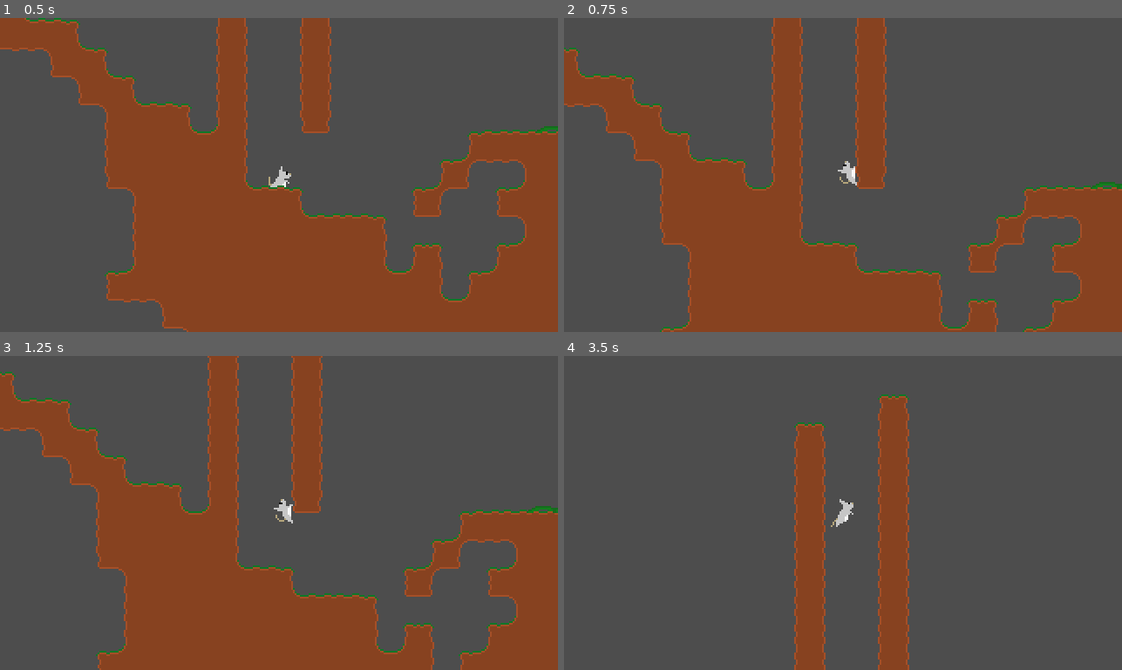
Above: before the commit, frames 1-4 (two rows, left to right).
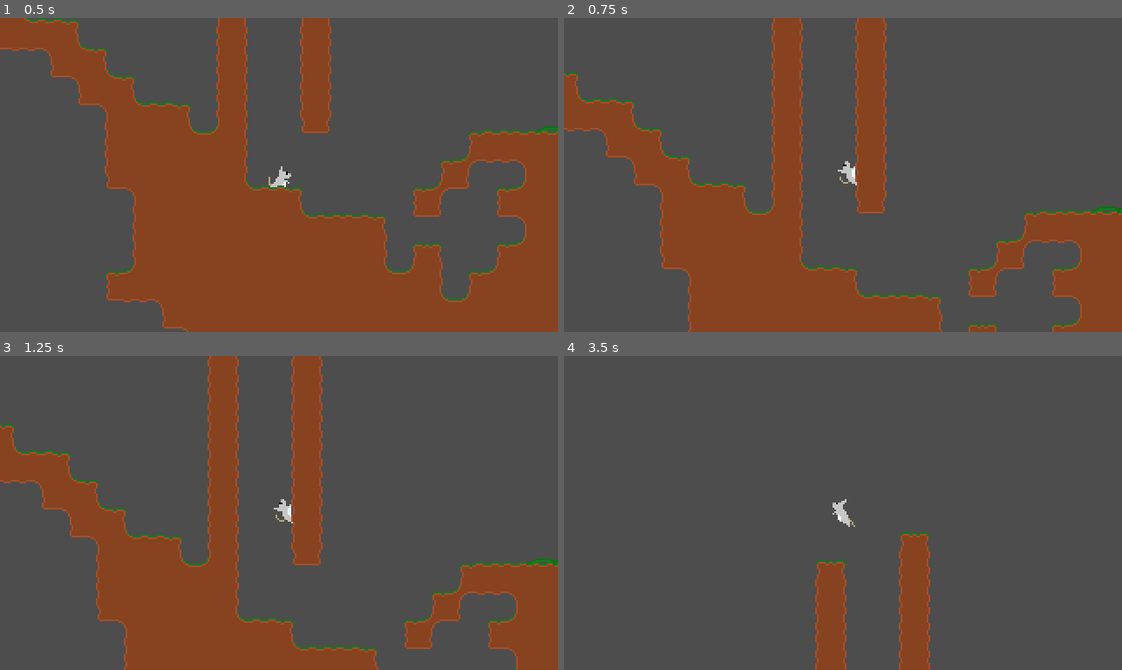
Above: after the commit, the same moments.

Repository: izzicoras/nomgame-godot
Game: Godot game, scene res://world.tscn
The game is run twice, just before and just after one commit, with the same random seed, the same clock (stepped at 60 frames per second) and the same inputs.
Inputs (mouse positions are in pixels of both pictures, inside the frame that each line leads up to):
- Up to frame 1 (0.5 s): no input
- Up to frame 2 (0.75 s): tap Enter at 0.5 s; move the mouse to (965, 159) at 0.52 s; hold D (move_right) from 0.53 s (still down); hold Space (jump) from 0.53 s (still down)
- Up to frame 3 (1.25 s): keep holding D (move_right); keep holding Space (jump)
- Up to frame 4 (3.5 s): move the mouse to (731, 528) at 1.27 s; release Space (jump) at 1.28 s; tap Space (jump) at 1.35, 1.52, 1.82, 2.85, 3.02, 3.32 s; move the mouse to (898, 443) at 2.02 s; release D (move_right) at 2.03 s; hold A (move_left) 2.03-2.78 s; hold Space (jump) 2.03-2.78 s; move the mouse to (815, 575) at 2.77 s; hold D (move_right) from 2.78 s (still down)

Frame 1 is identical in both runs. In frame 2, 15% of the frame differs, in the area x 0-100%, y 1-100%; in frame 3, 23%, in the area x 0-100%, y 0-100%; in frame 4, 11%.

Commit message:
Fixed ceiling hit animation

Diff:
--- a/components/jump_component.gd
+++ b/components/jump_component.gd
@@ -13,6 +13,9 @@
 	time_since_on_floor = Time.get_ticks_msec()
 
 func handle_jump(body: CharacterBody2D, is_jump_positioned: Callable, jump_pressed: bool, jump_held: bool) -> void:
+	if body.is_on_ceiling():
+		time_since_on_floor -= 100000;
+
 	if is_jump_positioned.call():
 		reset_time_on_floor()
 		is_jumping = false
--- a/components/wall_slide_component.gd
+++ b/components/wall_slide_component.gd
@@ -20,17 +20,17 @@
 		wall_position = 0.0
 
 	if is_jump_pressed:
-		print("wall")
 		body.velocity += Vector2.RIGHT * wall_normal * jumpoff_velocity
 		prev_wall_normal = wall_normal
 		prev_wall_position = wall_position
 		wall_normal = 0.0
 		wall_position = 0.0
 
-	if body.is_on_wall() and body.get_wall_normal().x == -direction:
-		body.velocity.y *= 0.5
+	if body.is_on_wall_only() and body.get_wall_normal().x == -direction:
 		is_wall_sliding = true
 		wall_normal = body.get_wall_normal().x
 		wall_position = body.position.x
+		if body.velocity.y > 0:
+			body.velocity.y *= 0.5
 	else:
 		is_wall_sliding = false
--- a/player.gd
+++ b/player.gd
@@ -52,7 +52,7 @@
 		else:
 			$Animation.animation = "idle"
 	else:
-		if velocity.y > 0:
+		if velocity.y >= 0:
 			$Animation.animation = "falling"
 		else:
 			$Animation.animation = "jump"
